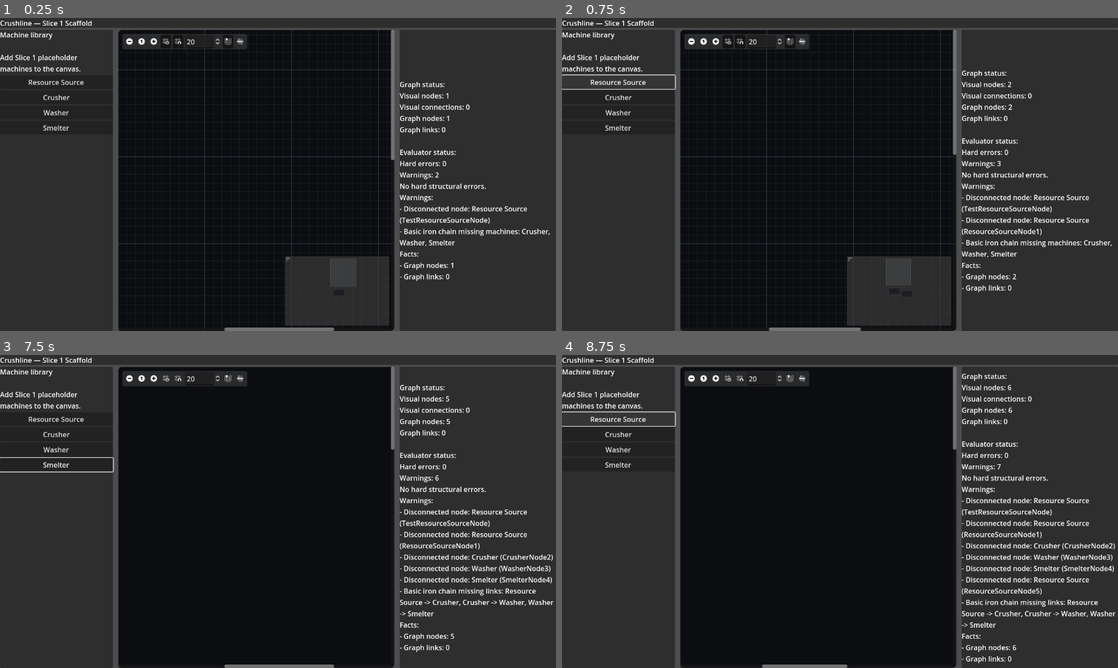
Above: before the commit, frames 1-4 (two rows, left to right).
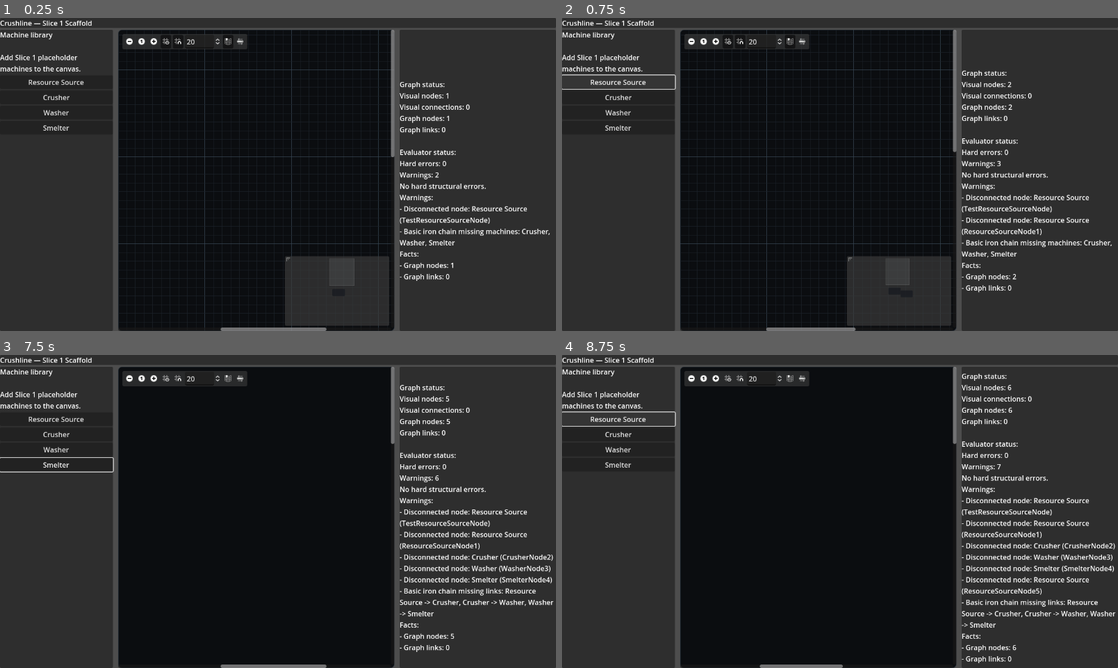
Above: after the commit, the same moments.

Repository: killerbearddude/Crushline-Godot
Game: Godot game, scene res://scenes/main/Main.tscn
Same seed, same stepped clock (60 frames per second), same inputs: the game is played once before the commit and once after it.
Inputs (mouse positions are in pixels of both pictures, inside the frame that each line leads up to):
- Up to frame 1 (0.25 s): no input
- Up to frame 2 (0.75 s): click "Resource Source" at 0.5 s
- Up to frame 3 (7.5 s): click "Crusher" at 1.25 s; click "Washer" at 2 s; click "Smelter" at 2.75 s; click (127, 380) at 3.5 s; click (155, 380) at 4.25 s; click (166, 380) at 5 s; click (177, 380) at 5.75 s; click (227, 380) at 6.5 s; click (239, 380) at 7.25 s
- Up to frame 4 (8.75 s): click "Resource Source" at 8 s

The runs differ from the first frame. In frame 1, less than 0.1% of the frame differs, in the area x 39-71%, y 44-100%; in frame 2, less than 0.1%; in frame 3, less than 0.1%, in the area x 39-71%, y 28-100%; in frame 4, less than 0.1%.

Commit message:
Reshape machine node card scene

Diff:
--- a/scenes/graph/MachineGraphNode.tscn
+++ b/scenes/graph/MachineGraphNode.tscn
@@ -3,10 +3,22 @@
 [ext_resource type="Script" path="res://scripts/ui/machine_graph_node.gd" id="machine_graph_node"]
 
 [node name="MachineGraphNode" type="GraphNode"]
-custom_minimum_size = Vector2(260, 140)
+custom_minimum_size = Vector2(320, 180)
 title = "Machine"
 position_offset = Vector2(80, 80)
 script = ExtResource("machine_graph_node")
+
+[node name="StatusRow" type="HBoxContainer" parent="."]
+layout_mode = 2
+
+[node name="StatusDot" type="ColorRect" parent="StatusRow"]
+custom_minimum_size = Vector2(10, 10)
+layout_mode = 2
+color = Color(0.25, 0.95, 0.42, 1)
+
+[node name="StatusLabel" type="Label" parent="StatusRow"]
+layout_mode = 2
+text = "100% nominal"
 
 [node name="InputRow" type="HBoxContainer" parent="."]
 layout_mode = 2
@@ -21,3 +33,10 @@
 [node name="OutputLabel" type="Label" parent="OutputRow"]
 layout_mode = 2
 text = "Out: output"
+
+[node name="FooterRow" type="HBoxContainer" parent="."]
+layout_mode = 2
+
+[node name="FooterLabel" type="Label" parent="FooterRow"]
+layout_mode = 2
+text = "ready"
